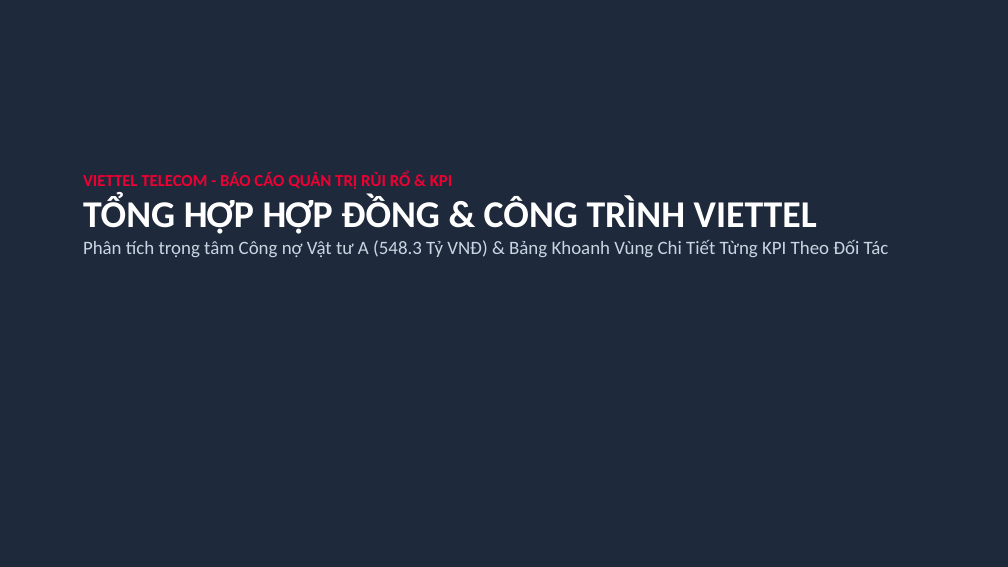
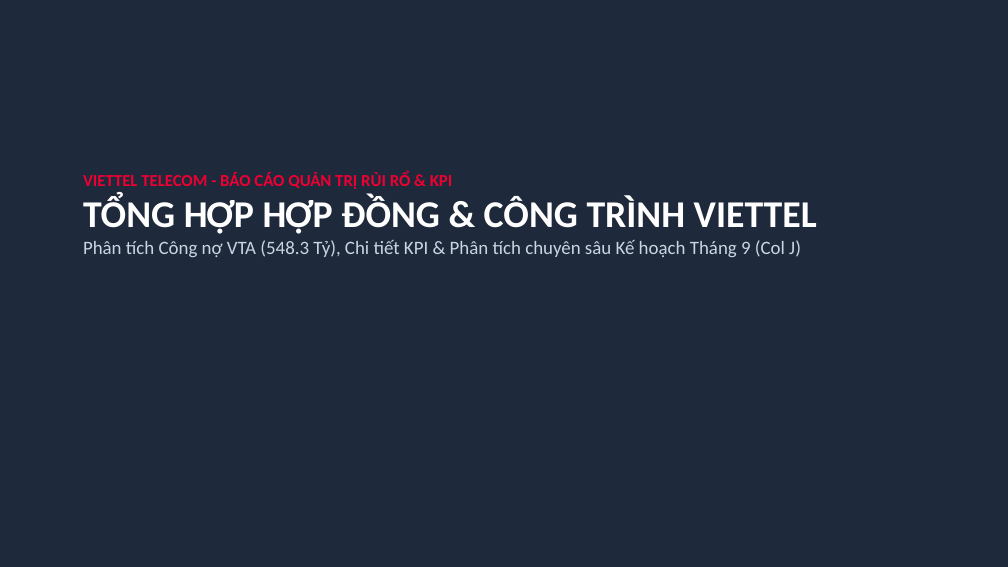
Before and after one commit to cuongph2/viettel-dashboard, a slide deck: slide 1 of Bao_Cao_Viettel_Cong_No_VTA_Slide.pptx. Drawn at 1008x567 pixels with LibreOffice and Linux fonts; fonts in the diff are those of the drawing. Boxes give left, top, right and bottom in pixels: in the first picture for what was removed or moved away, otherwise in the second. Text is boxed around its words. In the diff, an @@ line names an element or a change of style, - is before the commit and + after.

```diff
--- a/Bao_Cao_Viettel_Cong_No_VTA_Slide.pptx
+++ b/Bao_Cao_Viettel_Cong_No_VTA_Slide.pptx
@@ text at (x1=83, y1=240, x2=801, y2=257): text changed @@
-Phân tích trọng tâm Công nợ Vật tư A (548.3 Tỷ VNĐ) & Bảng Khoanh Vùng Chi Tiết Từng KPI Theo Đối Tác
+Phân tích Công nợ VTA (548.3 Tỷ), Chi tiết KPI & Phân tích chuyên sâu Kế hoạch Tháng 9 (Col J)
```
Also in this commit, not shown: 1 other slide changed, 1 slide added.
